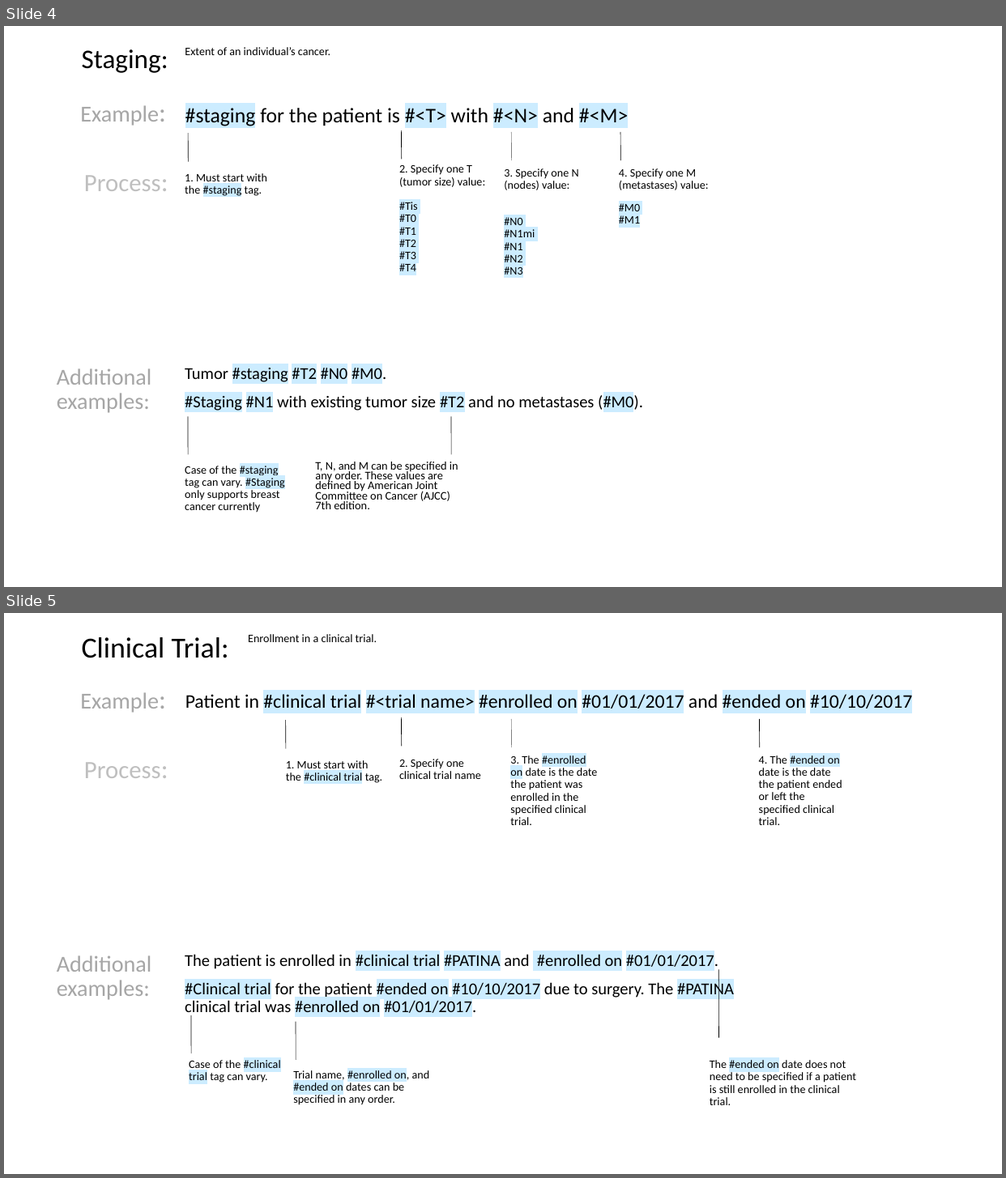
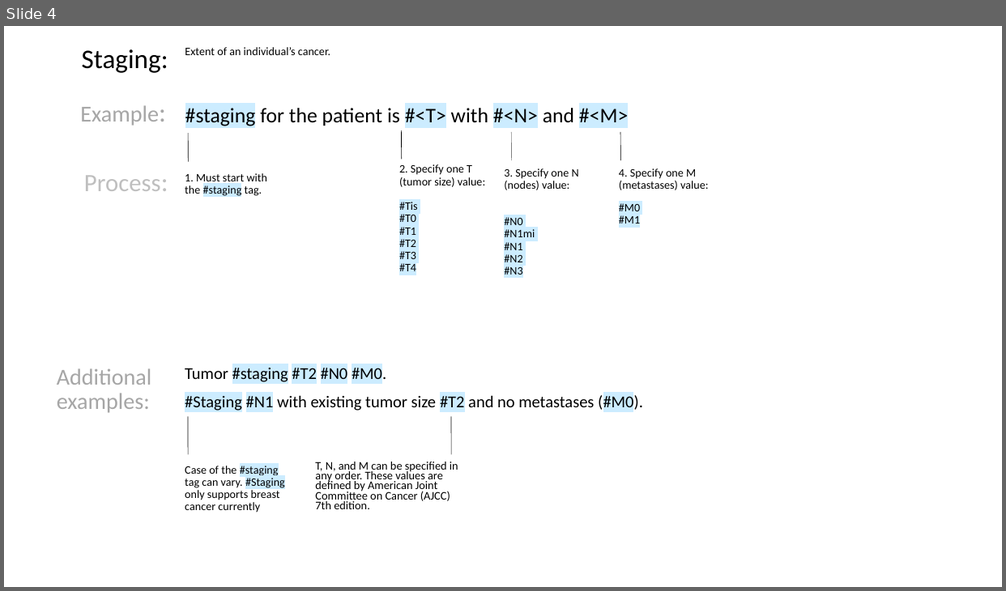
Before and after one commit to FluxNotes/flux, a slide deck: docs/Structured Phrase Format Descriptions.pptx. Shown one above the other, each under a label of ours: slides 4 and 5 before the commit, slide 4 after it. The pictures are 1006x1178 and 1006x591 pixels, drawn with LibreOffice and Linux fonts; fonts in the diff are those of the drawing. Boxes give left, top, right and bottom in pixels: in the first picture for what was removed or moved away, otherwise in the second. Text is boxed around its words. In the diff, an @@ line names an element or a change of style, - is before the commit and + after.

```diff
--- a/docs/Structured Phrase Format Descriptions.pptx
+++ b/docs/Structured Phrase Format Descriptions.pptx
@@ slide 5 removed at [4, 613, 1002, 1174], background #FFFFFF @@
@@ text removed at [248, 634, 377, 642] @@
-Enrollment in a clinical trial.
@@ text removed at [82, 637, 229, 658] @@
-Clinical Trial:
@@ text removed at [80, 692, 159, 713] @@
-Example:
@@ text removed at [185, 694, 912, 709] @@
-Patient in #clinical trial #<trial name> #enrolled on #01/01/2017 and #ended on #10/10/2017
@@ line removed from (286, 748) to (286, 720) @@
@@ line removed from (402, 747) to (402, 717) @@
@@ line removed from (512, 747) to (512, 719) @@
@@ line removed from (760, 747) to (760, 719) @@
@@ text removed at [510, 756, 598, 825] @@
-3. The #enrolled on date is the date the patient was enrolled in the specified clinical trial.
@@ text removed at [759, 756, 842, 825] @@
-4. The #ended on date is the date the patient ended or left the specified clinical trial.
@@ text removed at [84, 762, 161, 778] @@
-Process:
@@ text removed at [286, 760, 383, 783] @@
-1. Must start with the #clinical trial tag.
@@ text removed at [399, 759, 481, 779] @@
-2. Specify one clinical trial name
@@ text removed at [185, 952, 734, 1017] @@
-The patient is enrolled in #clinical trial #PATINA and #enrolled on #01/01/2017.
-#Clinical trial for the patient #ended on #10/10/2017 due to surgery. The #PATINA clinical trial was #enrolled on #01/01/2017.
@@ text removed at [57, 956, 152, 1000] @@
-Additional examples:
@@ line removed from (719, 1038) to (719, 970) @@
@@ line removed from (191, 1054) to (191, 1016) @@
@@ line removed from (296, 1060) to (296, 1022) @@
@@ text removed at [189, 1060, 281, 1083] @@
-Case of the #clinical trial tag can vary.
@@ text removed at [293, 1069, 430, 1105] @@
-Trial name, #enrolled on, and #ended on dates can be specified in any order.
@@ text removed at [710, 1060, 856, 1105] @@
-The #ended on date does not need to be specified if a patient is still enrolled in the clinical trial.
```
Also in this commit, not shown: 1 slide added, 2 other files.
